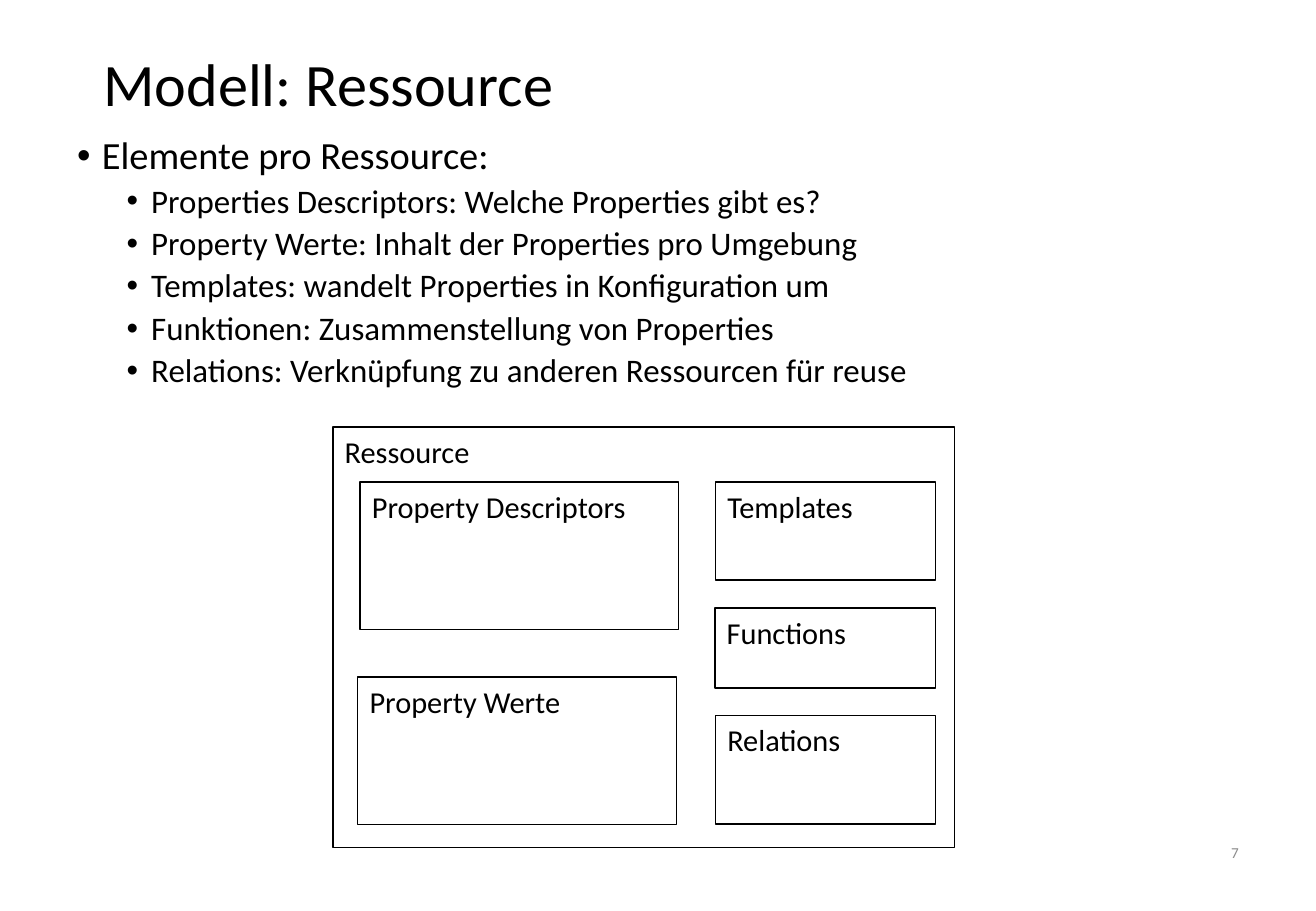
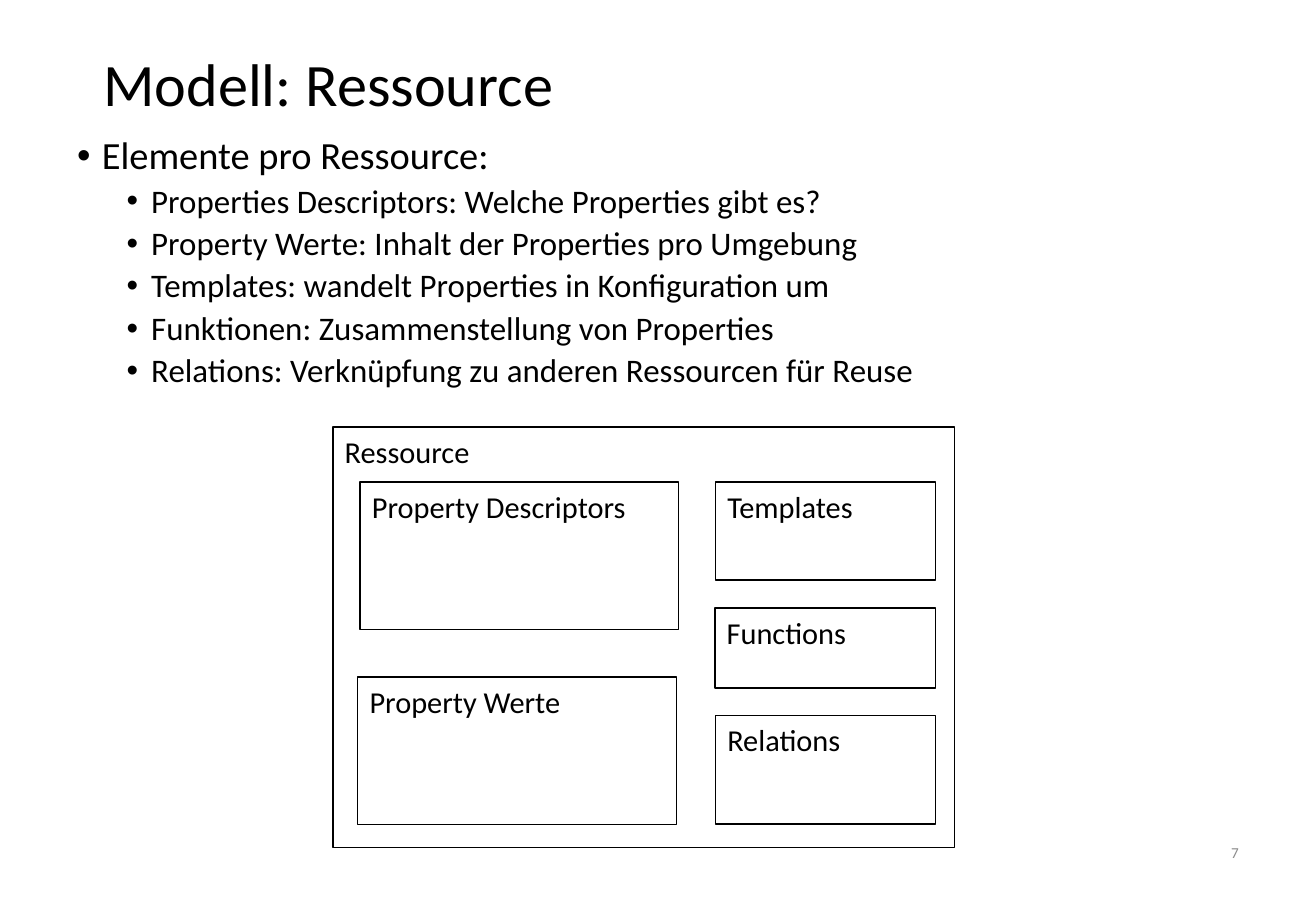
Before and after one commit to liimaorg/docs, a slide deck: slide 7 of content/feature-presentation/AMW_Features.pptx. Drawn at 1316x911 pixels with LibreOffice and Linux fonts; fonts in the diff are those of the drawing. Boxes give left, top, right and bottom in pixels: in the first picture for what was removed or moved away, otherwise in the second. Text is boxed around its words. In the diff, an @@ line names an element or a change of style, - is before the commit and + after.

```diff
--- a/content/feature-presentation/AMW_Features.pptx
+++ b/content/feature-presentation/AMW_Features.pptx
@@ text at (x1=151, y1=359, x2=912, y2=388): text changed @@
-  • Relations: Verknüpfung zu anderen Ressourcen für reuse
+  • Relations: Verknüpfung zu anderen Ressourcen für Reuse
```
Also in this commit, not shown: 4 other slides changed, 1 other file.
